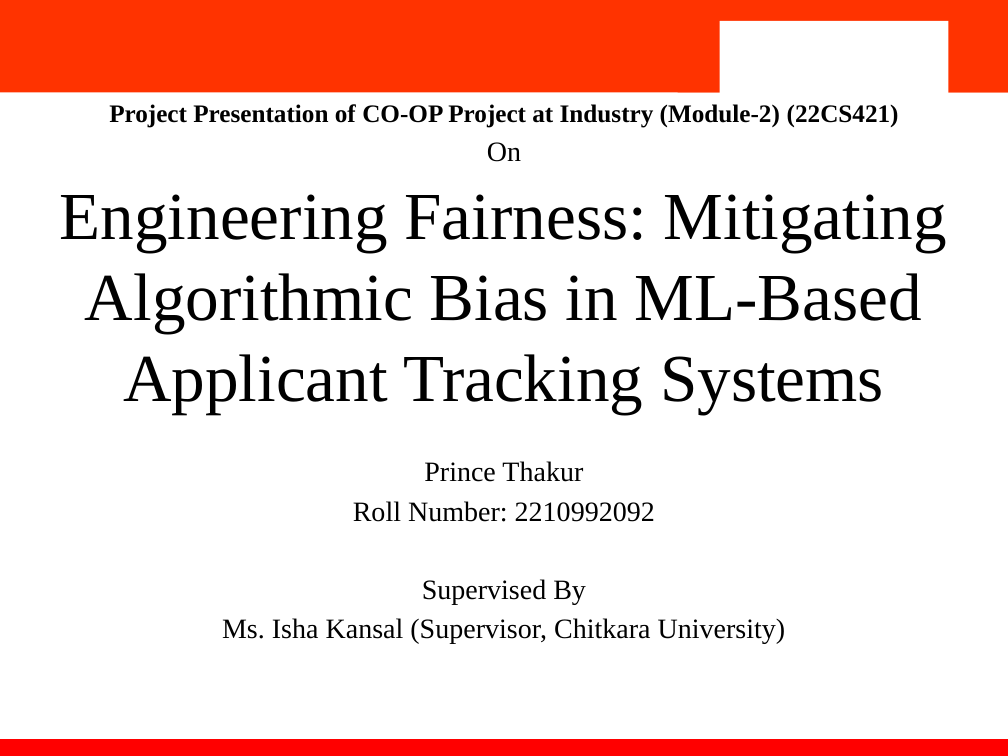
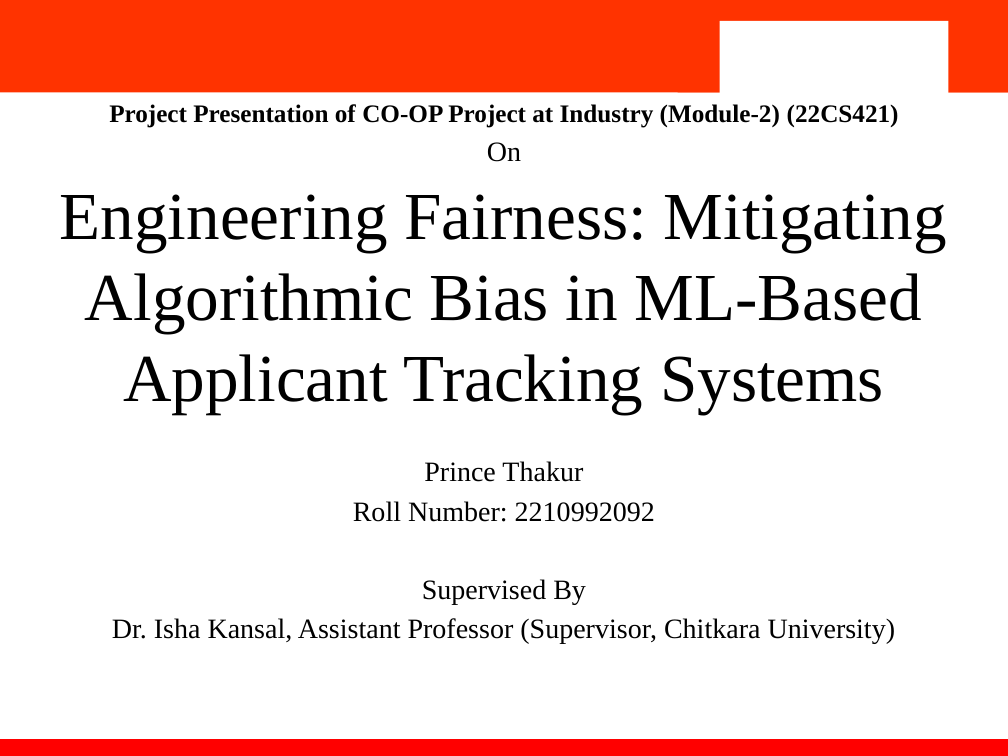
Before and after one commit to princethakur04/2210992092, a slide deck: slide 1 of Report and PPT/2210992092_PPT.pptx. Drawn at 1008x756 pixels with LibreOffice and Linux fonts; fonts in the diff are those of the drawing; background and template pictures are left out. Boxes give left, top, right and bottom in pixels: in the first picture for what was removed or moved away, otherwise in the second. Text is boxed around its words. In the diff, an @@ line names an element or a change of style, - is before the commit and + after.

```diff
--- a/Report and PPT/2210992092_PPT.pptx
+++ b/Report and PPT/2210992092_PPT.pptx
@@ text at box(112, 618, 896, 644): text changed @@
-Ms. Isha Kansal (Supervisor, Chitkara University)
+Dr. Isha Kansal, Assistant Professor (Supervisor, Chitkara University)
```
